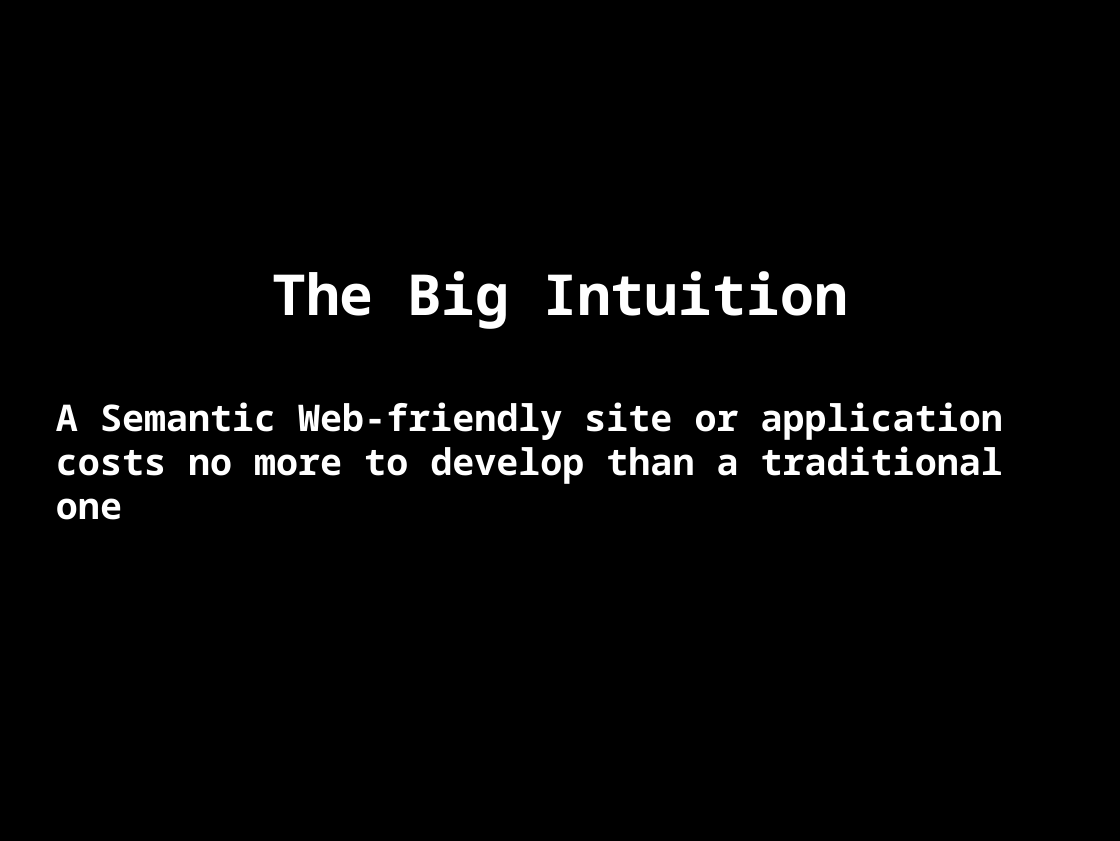
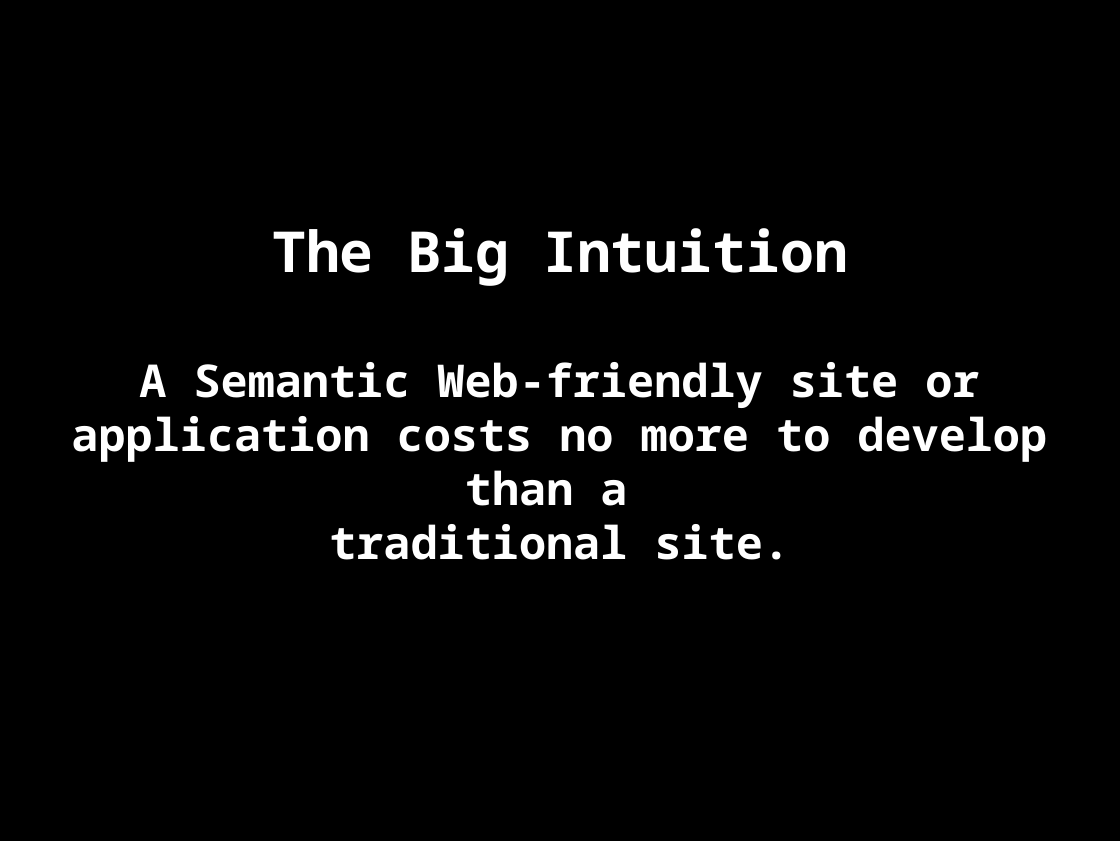
Before and after one commit to danja/hyperdata-2015, a slide deck: slide 86 of docs/salzburg/slides.odp (slide 77 before the commit). Drawn at 1120x841 pixels with LibreOffice and Linux fonts; fonts in the diff are those of the drawing. Boxes give left, top, right and bottom in pixels: in the first picture for what was removed or moved away, otherwise in the second. Text is boxed around its words. In the diff, an @@ line names an element or a change of style, - is before the commit and + after.

```diff
--- a/docs/salzburg/slides.odp
+++ b/docs/salzburg/slides.odp
@@ subtitle at bbox=[71, 362, 1047, 560]: text changed; size 26 to 32 pt @@
-A Semantic Web-friendly site or application costs no more to develop than a traditional one
+A Semantic Web-friendly site or application costs no more to develop than a
+traditional site.
```
Also in this commit, not shown: 13 other slides changed, 11 slides added, 11 other files.
